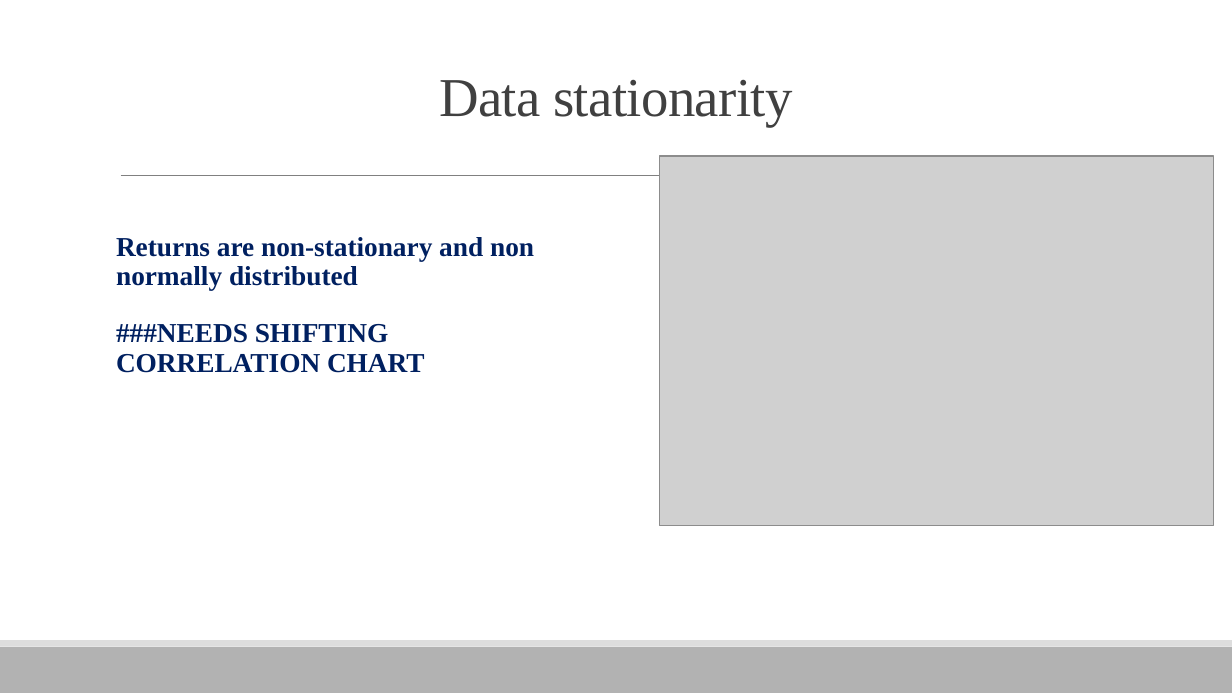
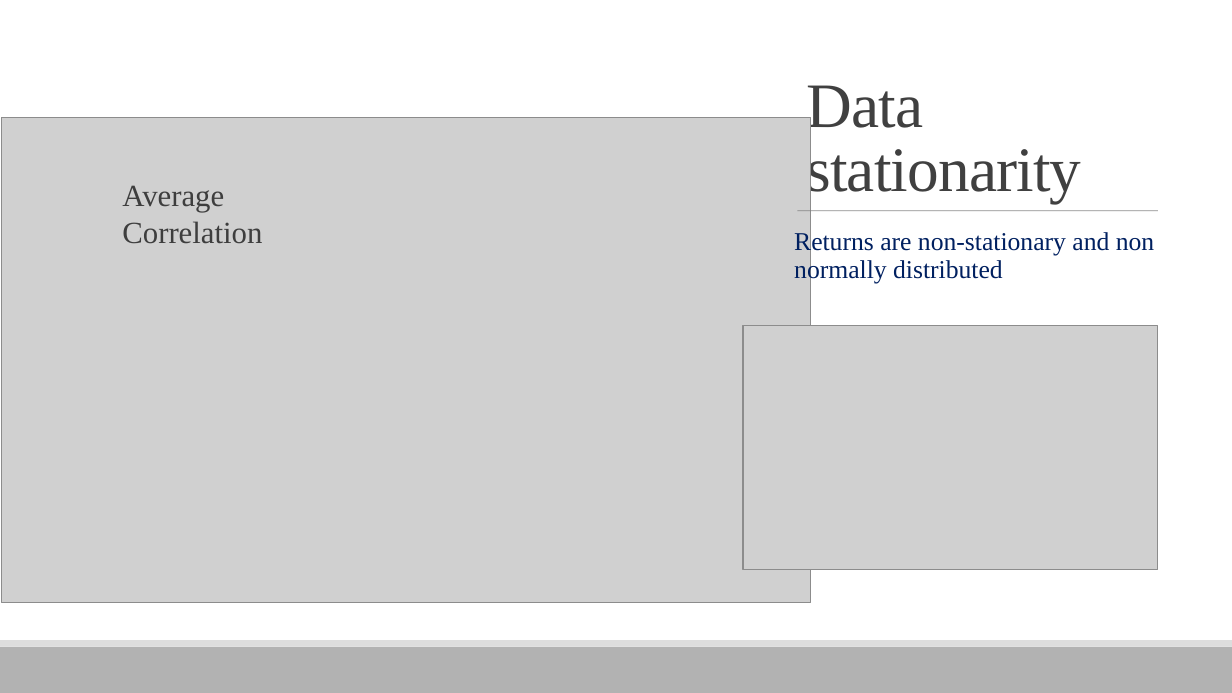
Before and after one commit to alexander-moore/DS501_Case2, a slide deck: slide 11 of DS501 Project 2.pptx (slide 10 before the commit). Drawn at 1232x693 pixels with LibreOffice and Linux fonts; fonts in the diff are those of the drawing; grey boxes stand for pictures. Boxes give left, top, right and bottom in pixels: in the first picture for what was removed or moved away, otherwise in the second. Text is boxed around its words. In the diff, an @@ line names an element or a change of style, - is before the commit and + after.

```diff
--- a/DS501 Project 2.pptx
+++ b/DS501 Project 2.pptx
@@ rectangle added at <box>0,0,1232,641</box>, fill #FFFFFF @@
@@ title "Data stationarity": place and size @@
-title "Data stationarity" at <box>439,80,793,127</box>
+title "Data stationarity" at <box>807,85,1082,203</box>
@@ title "Data stationarity" at <box>807,85,1082,203</box>: size 32 to 37 pt, letter spacing -0.4 to -0.5 pt; alignment centre to left; vertical alignment top to bottom @@
@@ picture added at <box>1,117,811,602</box> @@
@@ line removed from (121, 176) to (1127, 176) @@
@@ picture removed at <box>659,156,1214,526</box> @@
@@ text added at <box>122,185,262,244</box>, 18 pt, text #3E3E3E @@
+Average Correlation
@@ text "Returns are non-stationary and non ...": place and size @@
-text "Returns are non-stationary and non ..." at <box>116,237,534,373</box>
+text "Returns are non-stationary and non ..." at <box>794,230,1154,283</box>
@@ text "Returns are non-stationary and non ..." at <box>794,230,1154,283</box>: size 16 to 15 pt, bold off @@
@@ line added from (797, 211) to (1158, 211), #808080 0.5 pt @@
@@ text at <box>116,324,425,373</box>: paragraph removed @@
-###NEEDS SHIFTING CORRELATION CHART
@@ picture added at <box>743,325,1158,569</box> @@
```
Also in this commit, not shown: 5 other slides changed, 1 slide added, 12 other files.
